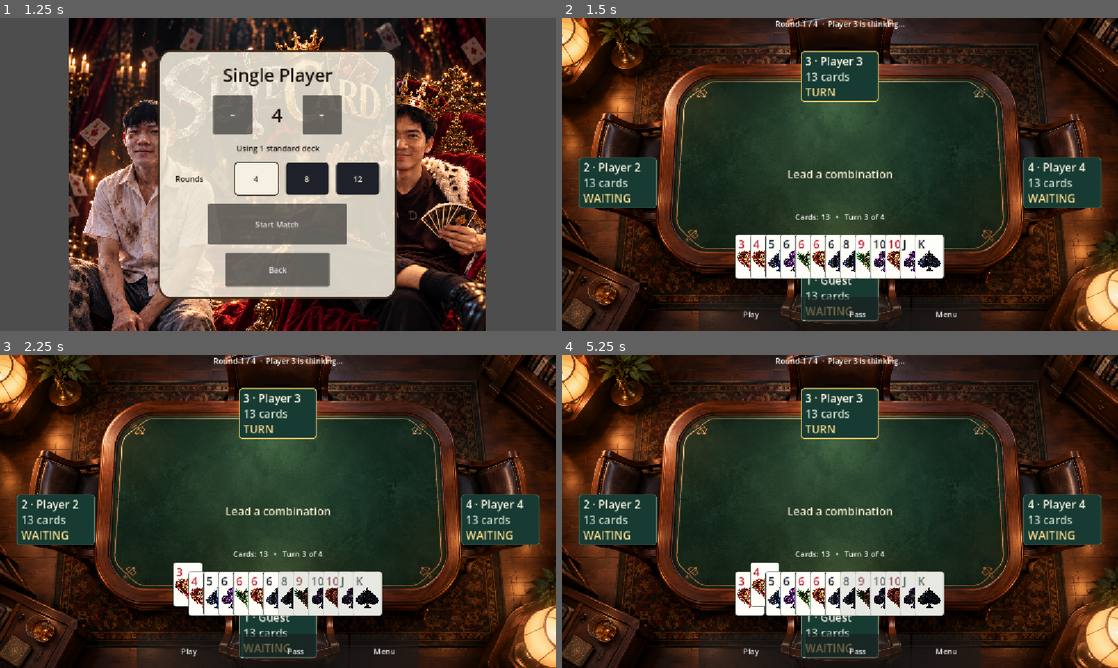
Above: before the commit, frames 1-4 (two rows, left to right).
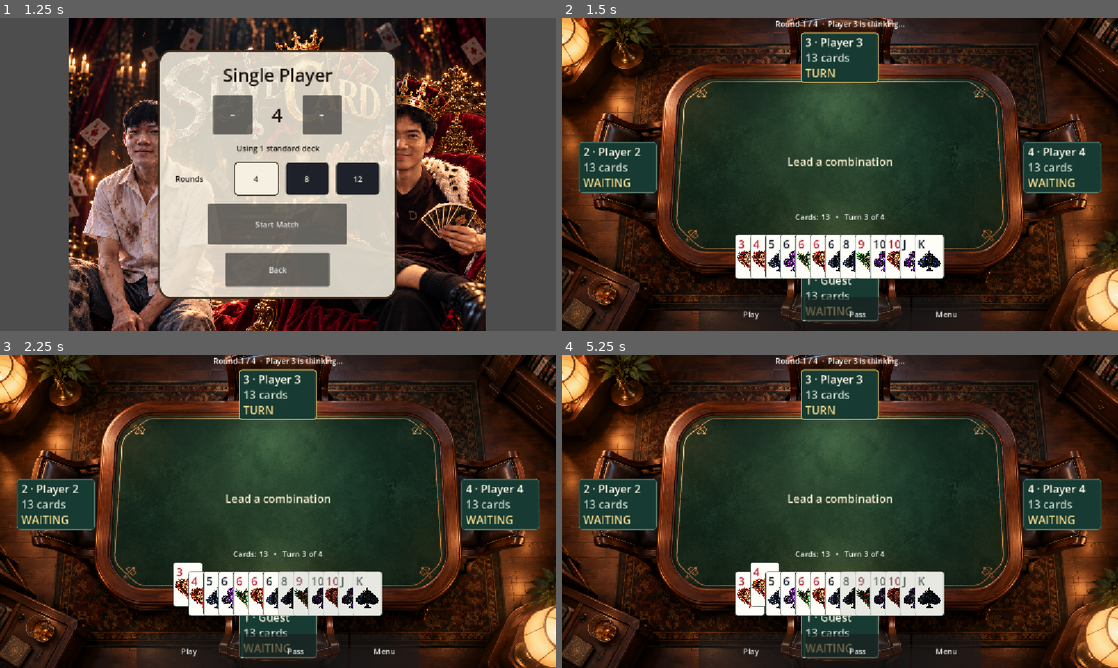
Above: after the commit, the same moments.

Repository: Bankydog/slave-card
Game: Godot game, scene res://scenes/main.tscn
Two runs of this game, one before a commit and one after it. Both use one fixed random seed, a clock stepped at 60 frames per second and the inputs below.
Inputs (mouse positions are in pixels of both pictures, inside the frame that each line leads up to):
- Up to frame 1 (1.25 s): click "Single Player" at 0.5 s
- Up to frame 2 (1.5 s): click "Start Match" at 1.25 s
- Up to frame 3 (2.25 s): click (189, 592) at 2.02 s
- Up to frame 4 (5.25 s): click (751, 583) at 2.77 s; click (751, 592) at 3.52 s; click (751, 583) at 4.27 s; click (762, 592) at 5.02 s

Frame 1 is identical in both runs. In frame 2, 6.2% of the frame differs, in the area x 3-97%, y 4-61%; in frame 3, 6.2%; in frame 4, 6.2%.

Commit message:
Adjust 4-player table layout

Diff:
--- a/scripts/ui/table_presentation.gd
+++ b/scripts/ui/table_presentation.gd
@@ -268,6 +268,8 @@
 	var global_origin := global_position
 	if is_instance_valid(center_layer):
 		var center_offset_y := viewport_size.y * 0.5 - global_origin.y - size.y * 0.5
+		if count <= 4:
+			center_offset_y -= viewport_size.y * 0.04
 		center_layer.offset_top = center_offset_y
 		center_layer.offset_bottom = center_offset_y
 	var seat_width := (112.0 if compact_view else 144.0) * layout_scale if count == 4 else (112.0 if compact_view else 152.0) * layout_scale
@@ -299,7 +301,7 @@
 	result[0] = Vector2(0.5, 0.86)
 	var opponents := count - 1
 	if count >= 2 and count <= 4:
-		var chair_positions: Array[Vector2] = [Vector2(0.5, 0.88), Vector2(0.1, 0.52), Vector2(0.5, 0.18), Vector2(0.9, 0.52)]
+		var chair_positions: Array[Vector2] = [Vector2(0.5, 0.88), Vector2(0.1, 0.47), Vector2(0.5, 0.12), Vector2(0.9, 0.47)]
 		var normalized_local_index := posmod(local_index, count)
 		for i in range(count):
 			var seat_offset := posmod(i - normalized_local_index, count)
